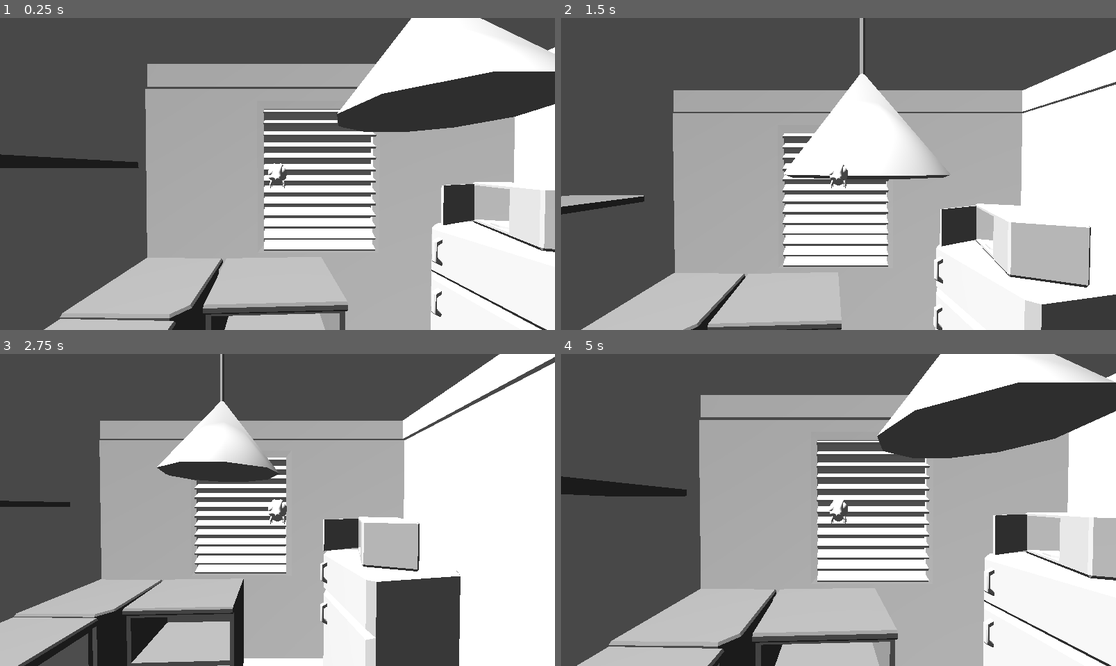
Above: before the commit, frames 1-4 (two rows, left to right).
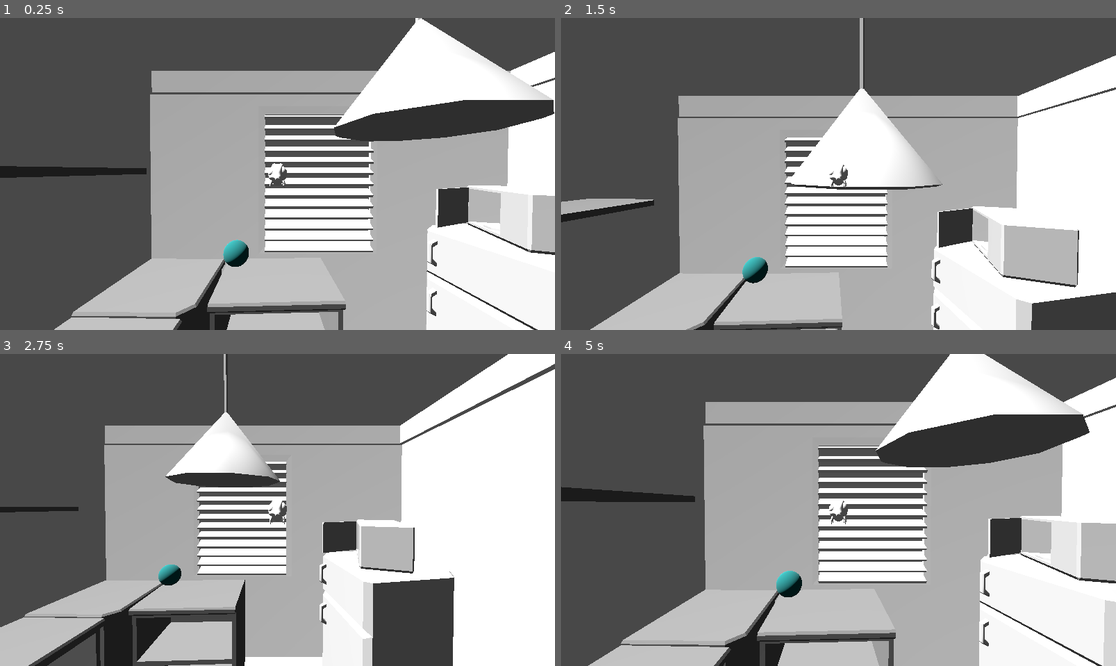
Above: after the commit, the same moments.

Repository: serb2331/gmtk-2025
Game: Godot game, scene res://room.tscn
Two runs of this game, one before a commit and one after it. Both use one fixed random seed, a clock stepped at 60 frames per second and the inputs below.
Inputs:
- Up to frame 1 (0.25 s): no input
- Up to frame 2 (1.5 s): hold Right (move_right) 0.53-1.28 s; hold Space (fly) 0.53-1.28 s; hold Down (move_back) from 1.28 s (still down); tap Space (fly) at 1.35 s
- Up to frame 3 (2.75 s): release Down (move_back) at 2.03 s; hold Right (move_right) from 2.03 s (still down); hold Space (fly) from 2.03 s (still down)
- Up to frame 4 (5 s): release Right (move_right) at 2.78 s; release Space (fly) at 2.78 s; hold Up (move_forward) 2.78-3.53 s; tap Space (fly) at 2.85, 4.35 s; hold Space (fly) 3.53-4.28 s; hold Left (move_left) from 3.53 s (still down)

The runs differ from the first frame. In frame 1, 18% of the frame differs, in the area x 0-100%, y 0-100%; in frame 2, 11%; in frame 3, 11%; in frame 4, 19%.

Commit message:
added food and working colision for it

Diff:
--- /dev/null
+++ b/phly/food.gd
@@ -0,0 +1,7 @@
+extends Node3D
+
+func _on_area_3d_body_entered(body:Node3D) -> void:
+    print("Something entered the area:", body)
+
+    if body.has_method("on_area_entered"):
+        body.on_area_entered(self)
--- a/phly/food.tscn
+++ b/phly/food.tscn
@@ -1,4 +1,8 @@
-[gd_scene load_steps=4 format=3 uid="uid://cpk07nlmupbte"]
+[gd_scene load_steps=6 format=3 uid="uid://b1msn131f82fi"]
+
+[ext_resource type="Script" uid="uid://bwbfshijqv54t" path="res://food.gd" id="1_8txok"]
+
+[sub_resource type="SphereShape3D" id="SphereShape3D_8txok"]
 
 [sub_resource type="StandardMaterial3D" id="StandardMaterial3D_6gpfs"]
 albedo_color = Color(1.49205e-06, 0.367314, 0.367672, 1)
@@ -6,16 +10,24 @@
 [sub_resource type="SphereMesh" id="SphereMesh_4x0hx"]
 material = SubResource("StandardMaterial3D_6gpfs")
 
-[sub_resource type="SphereShape3D" id="SphereShape3D_8txok"]
+[sub_resource type="SphereShape3D" id="SphereShape3D_4x0hx"]
 
 [node name="Food" type="Node3D"]
+script = ExtResource("1_8txok")
 
-[node name="RigidBody3D" type="RigidBody3D" parent="."]
+[node name="Area3D" type="Area3D" parent="."]
 
-[node name="MeshInstance3D" type="MeshInstance3D" parent="RigidBody3D"]
+[node name="CollisionShape3D" type="CollisionShape3D" parent="Area3D"]
+shape = SubResource("SphereShape3D_8txok")
+
+[node name="MeshInstance3D" type="MeshInstance3D" parent="."]
 transform = Transform3D(0.2, 0, 0, 0, 0.2, 0, 0, 0, 0.2, 0, 0, 0)
 mesh = SubResource("SphereMesh_4x0hx")
-skeleton = NodePath("../..")
 
-[node name="CollisionShape3D" type="CollisionShape3D" parent="RigidBody3D"]
-shape = SubResource("SphereShape3D_8txok")
+[node name="StaticBody3D" type="StaticBody3D" parent="."]
+
+[node name="CollisionShape3D" type="CollisionShape3D" parent="StaticBody3D"]
+transform = Transform3D(0.2, 0, 0, 0, 0.2, 0, 0, 0, 0.2, 0, 0, 0)
+shape = SubResource("SphereShape3D_4x0hx")
+
+[connection signal="body_entered" from="Area3D" to="." method="_on_area_3d_body_entered"]
--- a/phly/room.tscn
+++ b/phly/room.tscn
@@ -1,7 +1,8 @@
-[gd_scene load_steps=8 format=3 uid="uid://browrbdltohk1"]
+[gd_scene load_steps=9 format=3 uid="uid://browrbdltohk1"]
 
 [ext_resource type="PackedScene" uid="uid://bc231hgtwqj5r" path="res://player_fly.tscn" id="1_88gup"]
 [ext_resource type="PackedScene" uid="uid://cfy70qk473650" path="res://kitchen_environment.tscn" id="2_bisa2"]
+[ext_resource type="PackedScene" uid="uid://b1msn131f82fi" path="res://food.tscn" id="3_4o3f6"]
 
 [sub_resource type="Environment" id="Environment_bisa2"]
 
@@ -38,3 +39,6 @@
 
 [node name="Kitchen_Environment2" parent="." instance=ExtResource("2_bisa2")]
 transform = Transform3D(1, 0, 0, 0, 1, 0, 0, 0, 1, -0.13, 0, 1.015)
+
+[node name="Food" parent="." instance=ExtResource("3_4o3f6")]
+transform = Transform3D(1, 0, 0, 0, 1, 0, 0, 0, 1, -0.920411, 0.980014, -0.719256)
Not shown, added: phly/food.gd.uid
